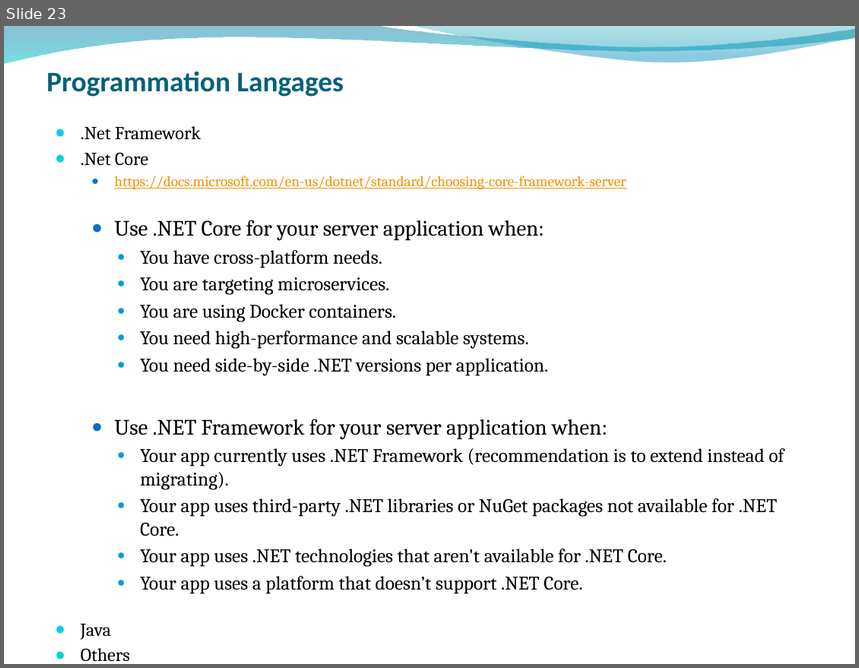
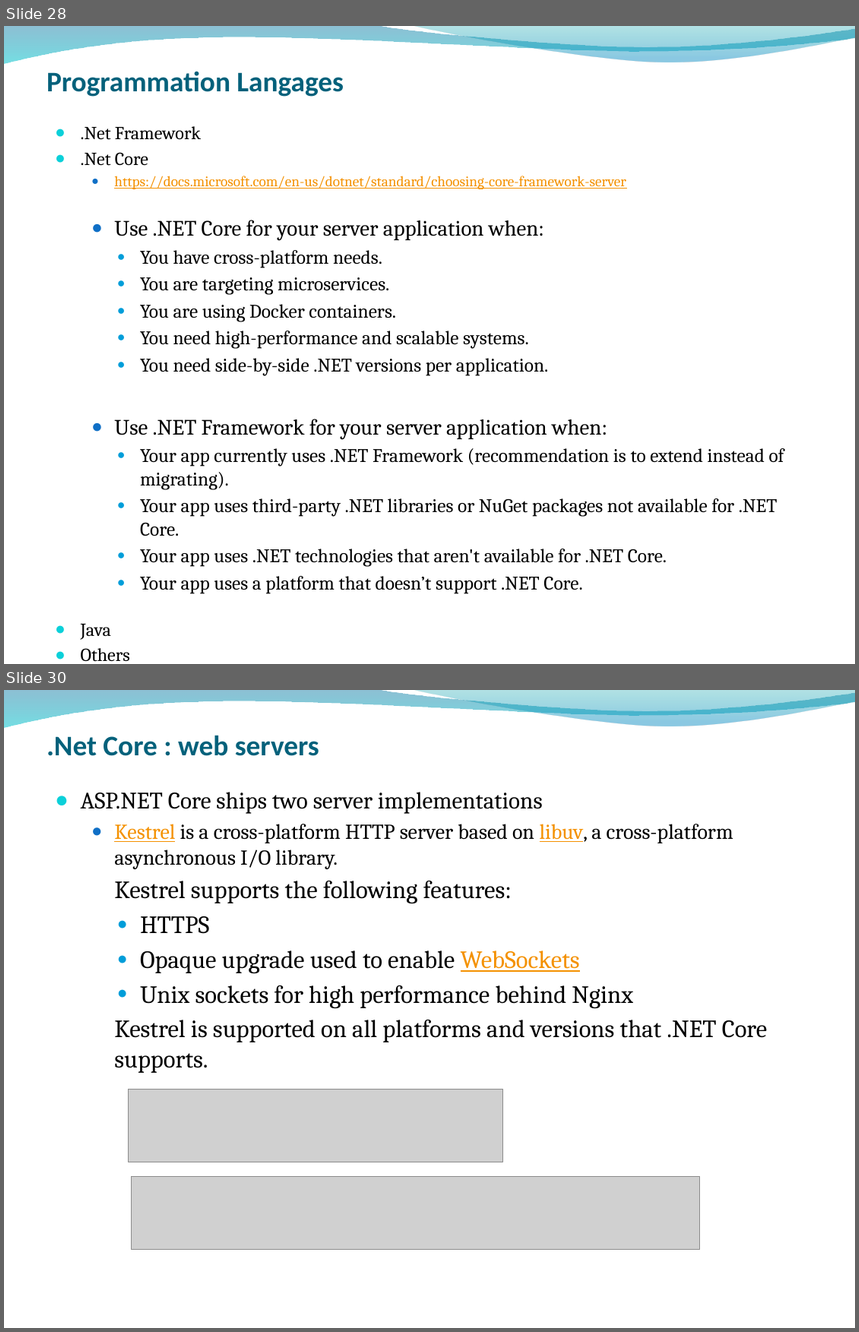
Before and after one commit to ygo74/microsvc, a slide deck: Documentation/Container Architecture.pptx. Shown one above the other, each under a label of ours: slide 23 before the commit, slides 28 and 30 after it; the slides between them are not shown. The pictures are 859x668 and 859x1332 pixels, drawn with LibreOffice and Linux fonts; fonts in the diff are those of the drawing; grey boxes stand for pictures; background and template pictures are left out. Boxes give left, top, right and bottom in pixels: in the first picture for what was removed or moved away, otherwise in the second. Text is boxed around its words. In the diff, an @@ line names an element or a change of style, - is before the commit and + after.

```diff
--- a/Documentation/Container Architecture.pptx
+++ b/Documentation/Container Architecture.pptx
@@ slide 30 added at <box>4,690,855,1328</box>, background picture (left out); not listed: 2 template elements that a slide beside it also shows @@
@@ title added at <box>47,735,319,756</box>, 24 pt, text #04617B, bold @@
+.Net Core : web servers
@@ text added at <box>81,792,767,1073</box>, 21 pt, text #000000 @@
+● ASP.NET Core ships two server implementations
+  ● Kestrel is a cross-platform HTTP server based on libuv, a cross-platform asynchronous I/O library.
+    Kestrel supports the following features:
+    ● HTTPS
+    ● Opaque upgrade used to enable WebSockets
+    ● Unix sockets for high performance behind Nginx
+    Kestrel is supported on all platforms and versions that .NET Core supports.
@@ picture added at <box>129,1089,503,1161</box> @@
@@ picture added at <box>132,1177,700,1249</box> @@
@@ what was slide 23 is now slide 28 @@
```
Also in this commit, not shown: 3 slides changed, 7 other slides added.
